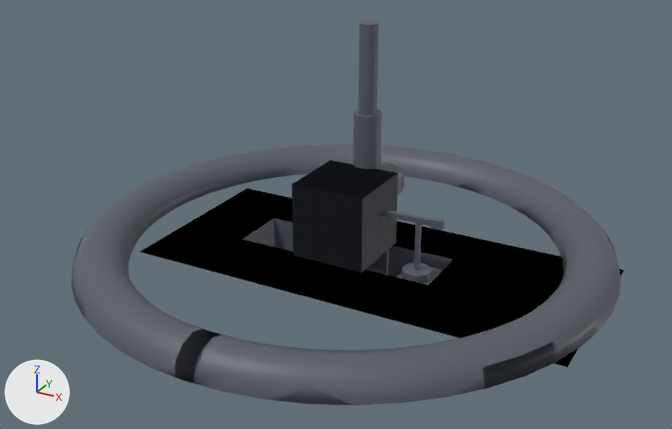
The Blender file SpaceGameAgain/Assets/Sprites/models.blend: old version first, new version second.
Camera for both pictures: a camera (50 mm lens) standing at (5.24, -9.78, 5.36) and looking at (0.03, -0.31, 0.63). Every picture has the same lights, and +X, +Y and +Z are marked at lower left. The picture after the commit comes second. The same objects are shown in both versions, whatever each file hides.
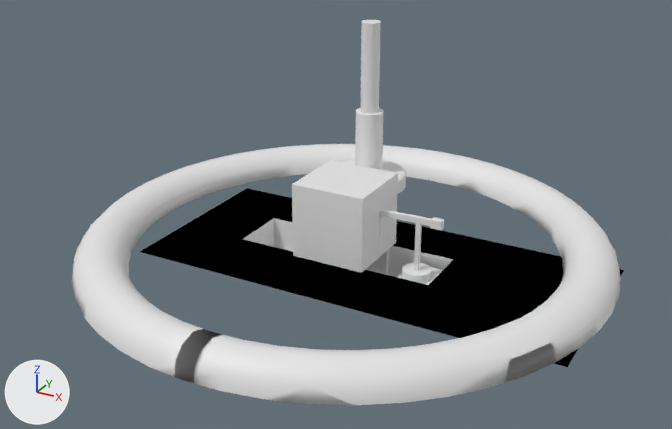
Pixel boxes (x1, y1, x2, y2) of what changed, in the pictures (672 x 429 px):
'particle_accelerator', recoloured (dark grey to white): (71, 144, 621, 405) in both
'default', recoloured (dark grey to white): (292, 160, 398, 273) in both
'Cube.002', recoloured, reshaped (not visible afterwards): before (292, 160, 398, 273)
'Cylinder', recoloured, moved: before (344, 21, 404, 195); after (343, 20, 406, 194)
'Cube.001', recoloured (dark grey to white): (243, 210, 453, 285) in both
part 1 of me_cube_006, reshaped: before (292, 160, 398, 273)

The change, as a diff of the scene's bpy script:
```diff
--- a/SpaceGameAgain/Assets/Sprites/models.blend.py
+++ b/SpaceGameAgain/Assets/Sprites/models.blend.py
@@ mat_default_material @@
 mat_default_material = principled_material('default_material')
-mat_default_material.base_color = (0.0978, 0.109, 0.135)  # dark grey #585d67
+mat_default_material.base_color = (0.8, 0.8, 0.8)  # white #e7e7e7
@@ me_cube_006 @@
 # used by ob_cube_002; location = (0.0, 0.0, 0.0)
-me_cube_006.from_pydata(...)  # 8 vertices, 6 faces; spans x -0.5..0.5, y -0.5..0.5, z 0.0..1.0
+me_cube_006.from_pydata(...)  # 642 vertices, 1280 faces; spans x -0.5..0.5, y -0.5..0.5, z 0.0..1.0
+# me_cube_006 part 1: 8 vertices removed from x -0.5..0.5, y -0.5..0.5, z 0.0..1.0; 642 vertices added at x -0.5..0.5, y -0.5..0.5, z 0.0..1.0, forming an icosphere of 1280 faces
+# me_cube_006 part 2: the surface is now shaded smooth
 me_cube_006.materials.append(mat_default_material)
@@ me_cube_001_1 @@
+me_cube_001_1.from_pydata(...)  # 28 vertices, 23 faces; spans x -1.34..0.0, y -0.91..1.27, z -0.5..0.61
+me_cube_001_1.polygons.foreach_set('use_smooth', [True] * 23)
+me_cube_001_1.materials.append(mat_default_material)  # white #e7e7e7
@@ ob_cylinder @@
 ob_cylinder = bpy.data.objects.new('Cylinder', me_cylinder)
-ob_cylinder.location = (-0.00134, 0.597, 0.676)
+ob_cylinder.parent = ob_root_manufactory
+ob_cylinder.matrix_parent_inverse = Matrix(((0.866, -0.5, 0.0, -0.345), (0.5, 0.866, 0.0, 0.0073), (0.0, 0.0, 1.0, -0.5), (0.0, 0.0, 0.0, 1.0)))
+ob_cylinder.location = (0.622, 0.396, 0.676)
 ob_cylinder.rotation_euler = (0.0, 0.0, -1.571)  # degrees (0, 0, -90)
@@ ob_root_manufactory @@
+ob_root_manufactory = bpy.data.objects.new('root.manufactory', me_cube_001_1)
+ob_root_manufactory.location = (0.0, 0.0, 0.5)
+_m = ob_root_manufactory.modifiers.new('Mirror', 'MIRROR')
+ob_root_manufactory.hide_set(True)
```
